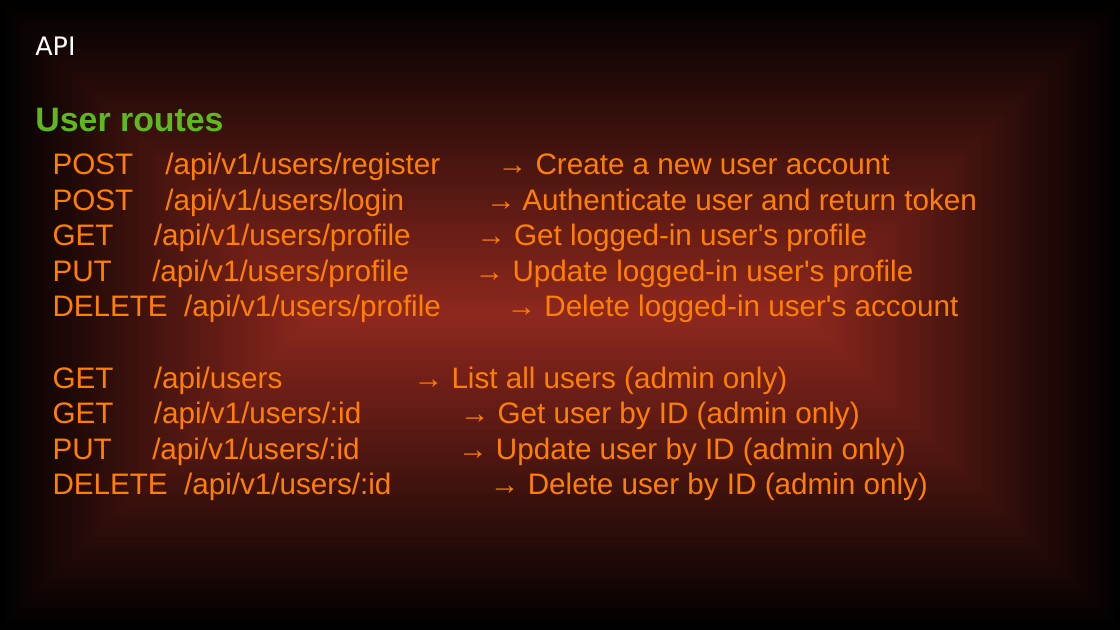
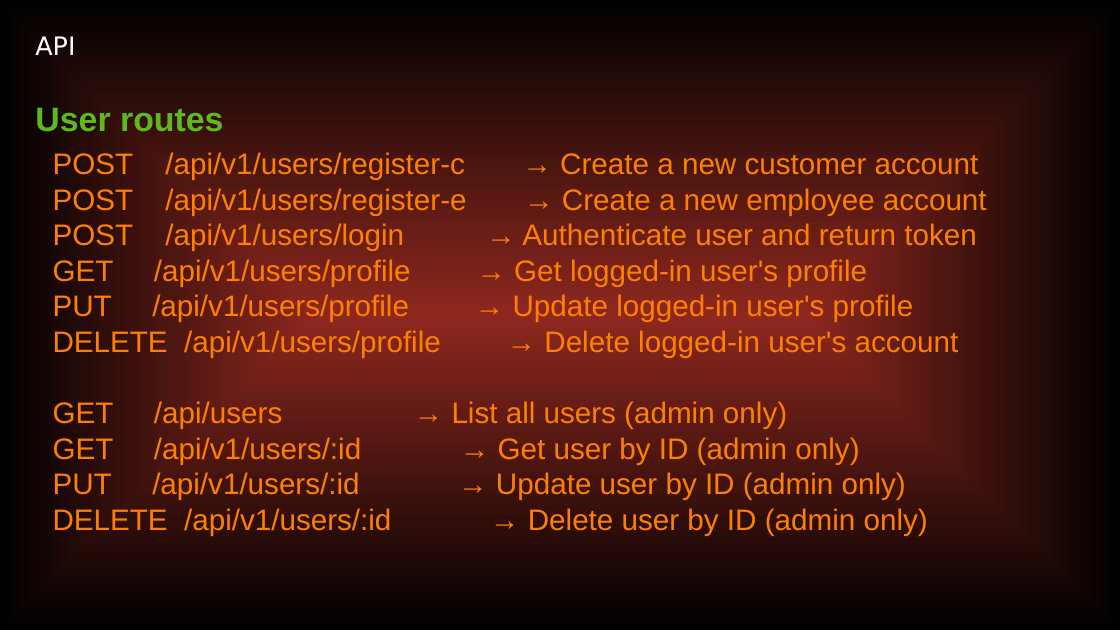
Before and after one commit to coderSulimanKhan/jewelry_website, a slide deck: slide 5 of planning/planning.odp. Drawn at 1120x630 pixels with LibreOffice and Linux fonts; fonts in the diff are those of the drawing. Boxes give left, top, right and bottom in pixels: in the first picture for what was removed or moved away, otherwise in the second. Text is boxed around its words. In the diff, an @@ line names an element or a change of style, - is before the commit and + after.

Commit message:
add image functionality and modilfy user and controllers

```diff
--- a/planning/planning.odp
+++ b/planning/planning.odp
@@ text at box(53, 152, 987, 215): text changed @@
-POST /api/v1/users/register → Create a new user account
+POST /api/v1/users/register-c → Create a new customer account
+POST /api/v1/users/register-e → Create a new employee account
```
Also in this commit, not shown: 18 other files.
